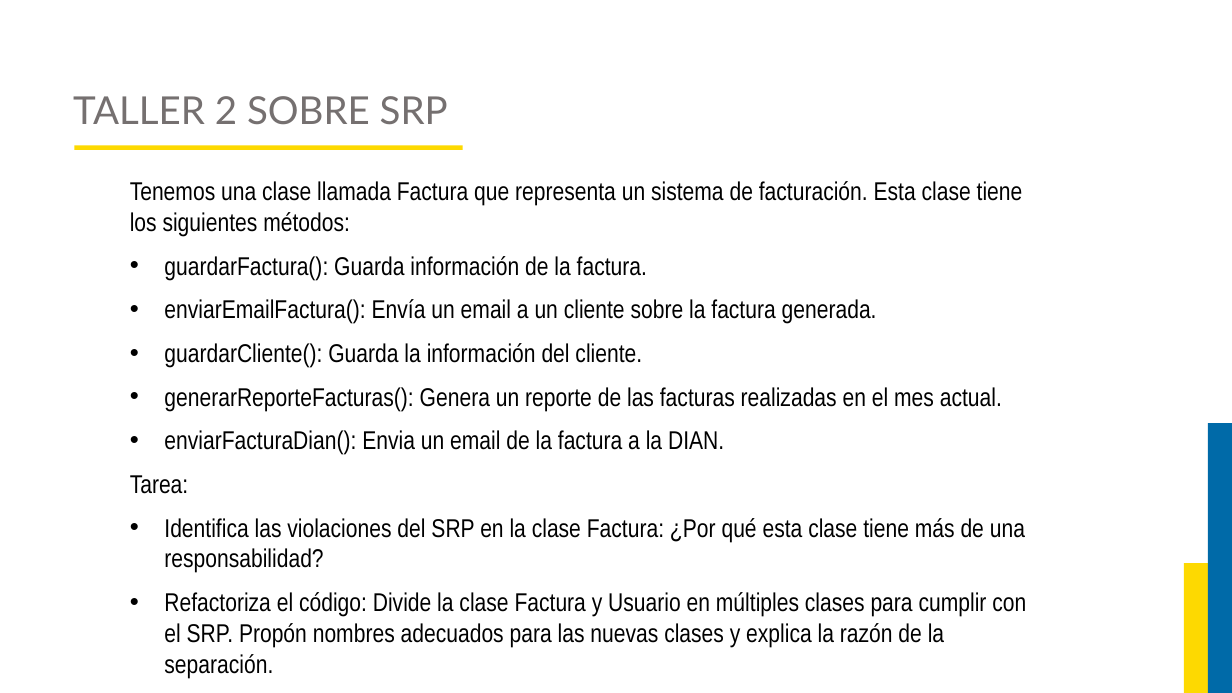
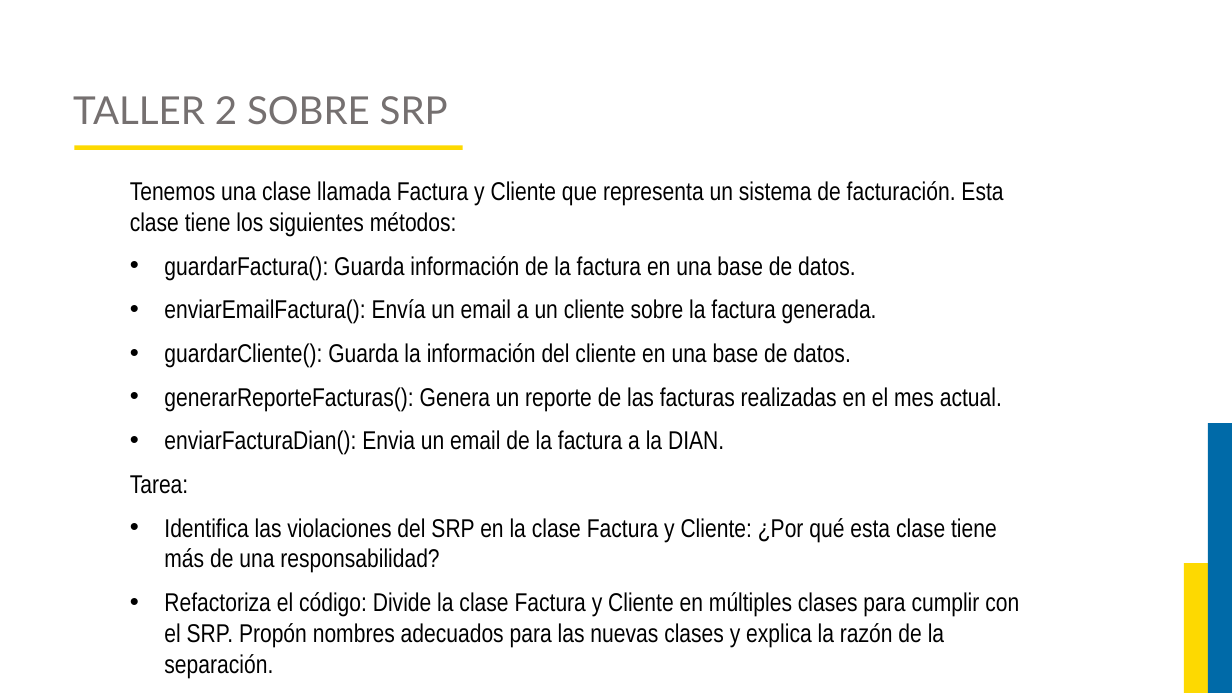
Before and after one commit to JorgeAlejandroAguirreGutierrez/proyecto-luis, a slide deck: slide 30 of Curso Ingenieria del Software 2/Diapositivas.pptx (slide 31 before the commit). Drawn at 1232x693 pixels with LibreOffice and Linux fonts; fonts in the diff are those of the drawing; background and template pictures are left out. Boxes give left, top, right and bottom in pixels: in the first picture for what was removed or moved away, otherwise in the second. Text is boxed around its words. In the diff, an @@ line names an element or a change of style, - is before the commit and + after.

```diff
--- a/Curso Ingenieria del Software 2/Diapositivas.pptx
+++ b/Curso Ingenieria del Software 2/Diapositivas.pptx
@@ text at <box>130,181,1003,281</box>: text changed @@
-Tenemos una clase llamada Factura que representa un sistema de facturación. Esta clase tiene los siguientes métodos:
-• guardarFactura(): Guarda información de la factura.
+Tenemos una clase llamada Factura y Cliente que representa un sistema de facturación. Esta clase tiene los siguientes métodos:
+• guardarFactura(): Guarda información de la factura en una base de datos.
@@ text at <box>164,343,850,368</box>: text changed @@
-• guardarCliente(): Guarda la información del cliente.
+• guardarCliente(): Guarda la información del cliente en una base de datos.
@@ text at <box>164,518,1019,679</box>: text changed @@
-• Identifica las violaciones del SRP en la clase Factura: ¿Por qué esta clase tiene más de una responsabilidad?
-• Refactoriza el código: Divide la clase Factura y Usuario en múltiples clases para cumplir con el SRP. Propón nombres adecuados para las nuevas clases y explica la razón de la separación.
+• Identifica las violaciones del SRP en la clase Factura y Cliente: ¿Por qué esta clase tiene más de una responsabilidad?
+• Refactoriza el código: Divide la clase Factura y Cliente en múltiples clases para cumplir con el SRP. Propón nombres adecuados para las nuevas clases y explica la razón de la separación.
```
Also in this commit, not shown: 14 other slides changed, 33 slides added, 7 slides removed, 10 other files.
